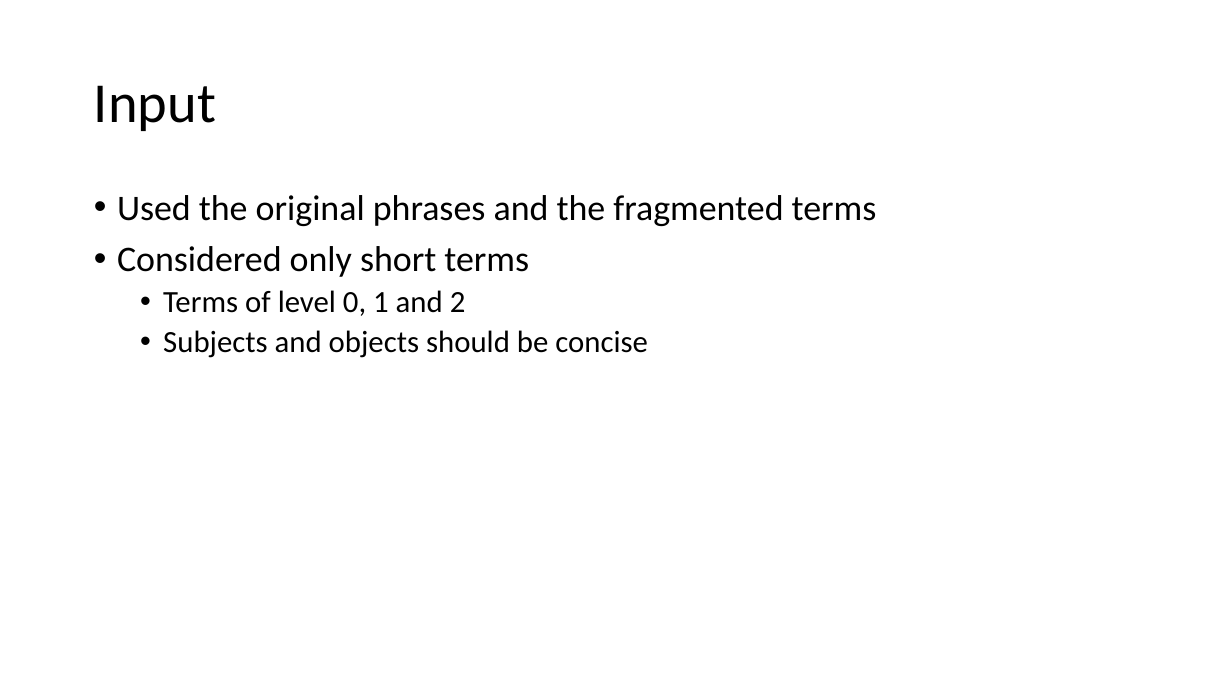
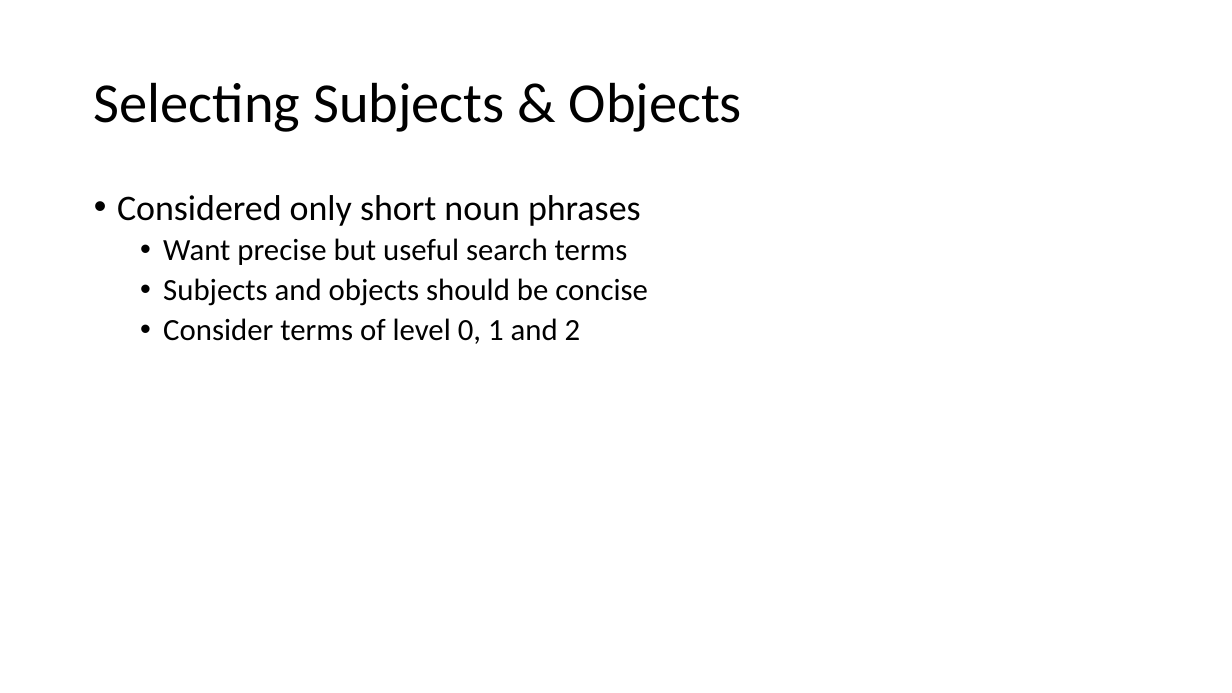
Before and after one commit to petezh/RR-NLP-Tools, a slide deck: slide 6 of predicates/predicates presentation.pptx (slide 5 before the commit). Drawn at 1232x693 pixels with LibreOffice and Linux fonts; fonts in the diff are those of the drawing. Boxes give left, top, right and bottom in pixels: in the first picture for what was removed or moved away, otherwise in the second. Text is boxed around its words. In the diff, an @@ line names an element or a change of style, - is before the commit and + after.

```diff
--- a/predicates/predicates presentation.pptx
+++ b/predicates/predicates presentation.pptx
@@ title at [94,82,742,132]: text changed @@
-Input
+Selecting Subjects & Objects
@@ text at [117,195,641,265]: text changed; size 28 to 24 pt @@
-• Used the original phrases and the fragmented terms
-• Considered only short terms
-  • Terms of level 0, 1 and 2
+• Considered only short noun phrases
+  • Want precise but useful search terms
@@ text at [163,318,581,344]: paragraph added @@
+  • Consider terms of level 0, 1 and 2
```
Also in this commit, not shown: 15 other slides changed, 3 slides added, 1 slide removed, 14 other files.
